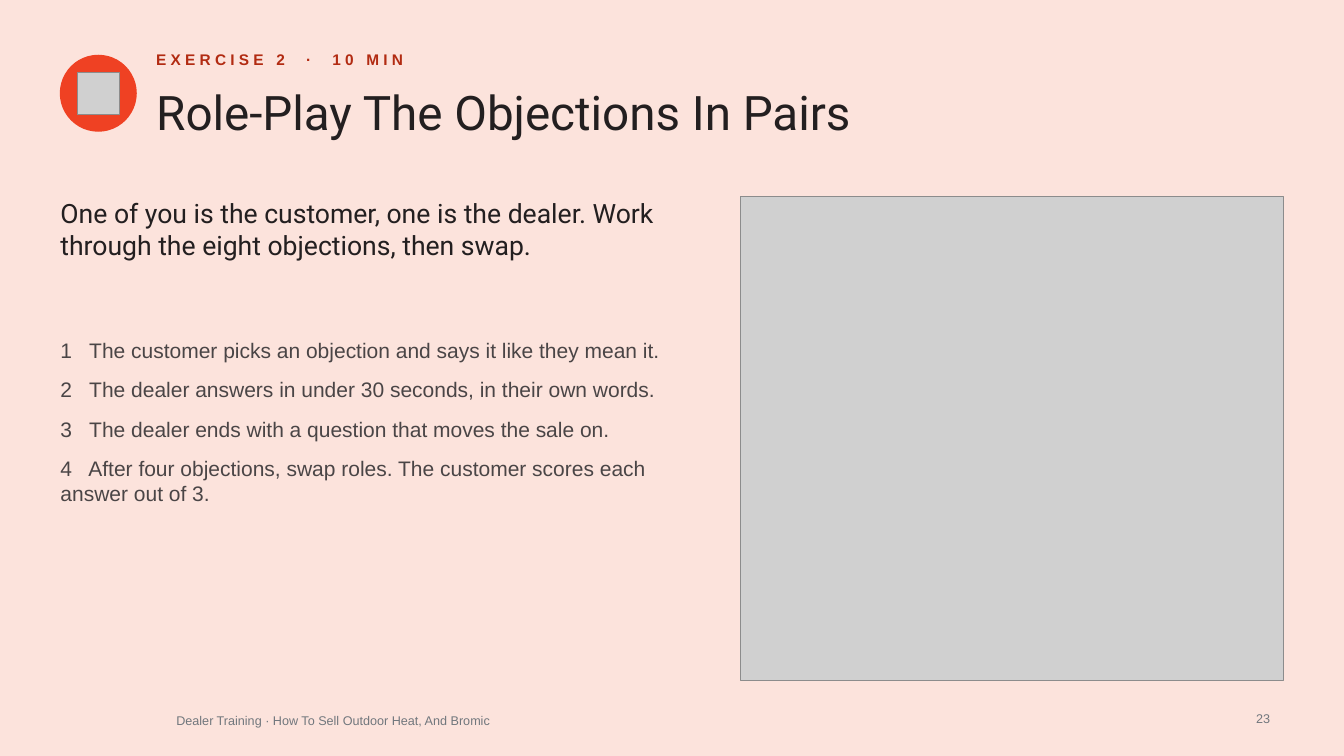
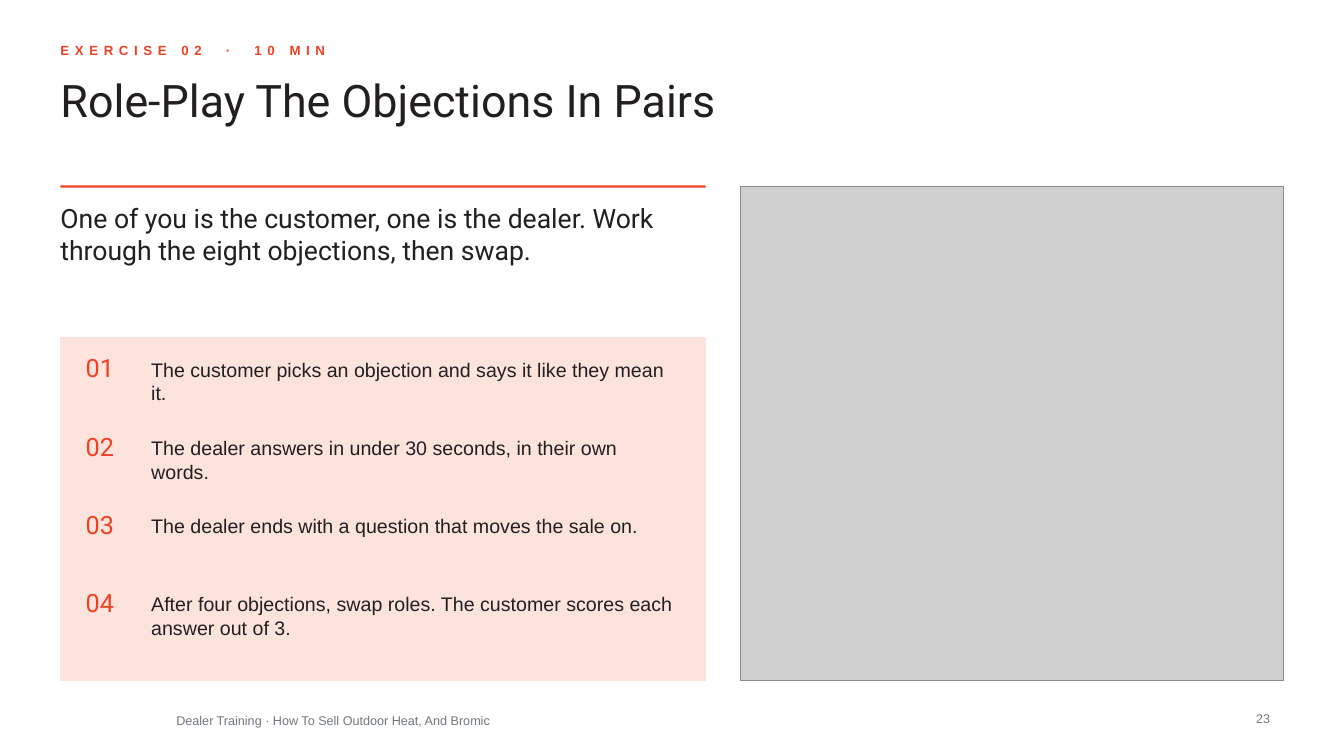
Before and after one commit to aayuvis/Bromic_Marketing, a slide deck: slide 23 of decks/training/out/Bromic-Dealer-How-To-Sell-Outdoor-Heat.pptx. Drawn at 1344x756 pixels with LibreOffice and Linux fonts; fonts in the diff are those of the drawing; grey boxes stand for pictures; background and template pictures are left out. Boxes give left, top, right and bottom in pixels: in the first picture for what was removed or moved away, otherwise in the second. Text is boxed around its words. In the diff, an @@ line names an element or a change of style, - is before the commit and + after.

```diff
--- a/decks/training/out/Bromic-Dealer-How-To-Sell-Outdoor-Heat.pptx
+++ b/decks/training/out/Bromic-Dealer-How-To-Sell-Outdoor-Heat.pptx
@@ background #FCE3DC to #FFFFFF @@
@@ ellipse removed at bbox=[60, 55, 136, 131] @@
@@ text at bbox=[156, 54, 403, 65]: text changed; size 11 to 9.5 pt; text colour #B22B12 to #EF4123 @@
-EXERCISE 2 · 10 MIN
+EXERCISE 02 · 10 MIN
@@ title "Role-Play The Objections In Pairs": place and size @@
-title "Role-Play The Objections In Pairs" at bbox=[156, 94, 851, 140]
+title "Role-Play The Objections In Pairs" at bbox=[60, 83, 716, 127]
@@ title "Role-Play The Objections In Pairs" at bbox=[60, 83, 716, 127]: size 34 to 32 pt @@
@@ picture removed at bbox=[78, 72, 120, 114] @@
@@ text "One of you is the ...": place and size @@
-text "One of you is the ..." at bbox=[60, 202, 654, 261]
+text "One of you is the ..." at bbox=[60, 207, 654, 266]
@@ line added from (60, 187) to (706, 187), #EF4123 1.5 pt @@
@@ picture: place and size @@
-picture at bbox=[741, 197, 1284, 681]
+picture at bbox=[741, 187, 1284, 681]
@@ text removed at bbox=[60, 343, 659, 501] @@
-1 The customer picks an objection and says it like they mean it.
-2 The dealer answers in under 30 seconds, in their own words.
-3 The dealer ends with a question that moves the sale on.
-4 After four objections, swap roles. The customer scores each answer out of 3.
@@ rectangle added at bbox=[60, 338, 706, 681], fill #FCE3DC, outline #FCE3DC 1 pt @@
@@ text added at bbox=[86, 359, 114, 378], 18 pt, text #EF4123 @@
+01
@@ text added at bbox=[151, 362, 664, 400], 14 pt, text #231F20 @@
+The customer picks an objection and says it like they mean it.
@@ text added at bbox=[86, 438, 114, 457], 18 pt, text #EF4123 @@
+02
@@ text added at bbox=[151, 440, 617, 479], 14 pt, text #231F20 @@
+The dealer answers in under 30 seconds, in their own words.
@@ text added at bbox=[86, 516, 114, 535], 18 pt, text #EF4123 @@
+03
@@ text added at bbox=[151, 518, 637, 537], 14 pt, text #231F20 @@
+The dealer ends with a question that moves the sale on.
@@ text added at bbox=[86, 594, 114, 613], 18 pt, text #EF4123 @@
+04
@@ text added at bbox=[151, 596, 673, 635], 14 pt, text #231F20 @@
+After four objections, swap roles. The customer scores each answer out of 3.
```
Also in this commit, not shown: 28 other slides changed, 58 other files.
